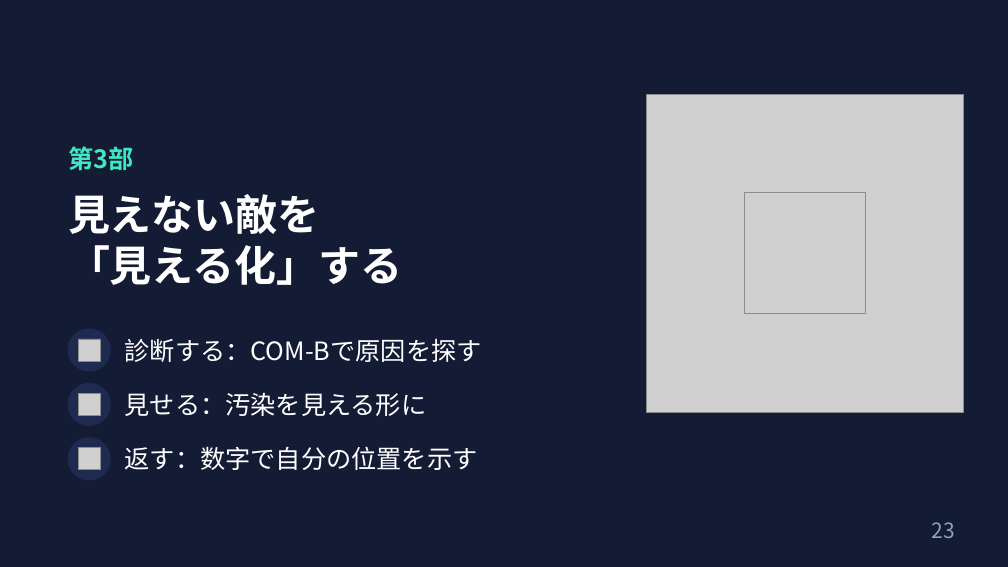
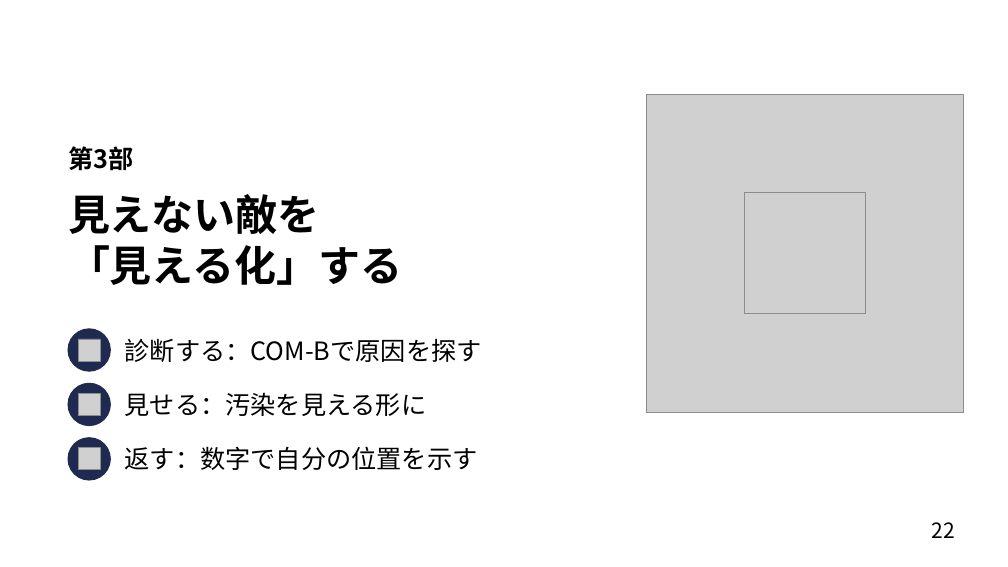
Before and after one commit to nsuzuki88-bit/my-web, a slide deck: slide 22 of lectures/behavioral-science-invisible-enemy/行動科学は感染対策の見えない敵を可視化する.pptx (slide 23 before the commit). Drawn at 1008x567 pixels with LibreOffice and Linux fonts; fonts in the diff are those of the drawing; grey boxes stand for pictures. Boxes give left, top, right and bottom in pixels: in the first picture for what was removed or moved away, otherwise in the second. Text is boxed around its words. In the diff, an @@ line names an element or a change of style, - is before the commit and + after.

```diff
--- a/lectures/behavioral-science-invisible-enemy/行動科学は感染対策の見えない敵を可視化する.pptx
+++ b/lectures/behavioral-science-invisible-enemy/行動科学は感染対策の見えない敵を可視化する.pptx
@@ background #131B35 to #FFFFFF @@
@@ text "第3部" at box(68, 146, 133, 171): text colour #3FE8C2 to #000000 @@
@@ text colour #FFFFFF to #000000 in 4 elements at box(68, 194, 402, 285), box(125, 338, 482, 362), box(125, 392, 427, 416), box(125, 446, 478, 470) @@
@@ page number at box(932, 522, 955, 538): text changed; text colour #8FA0C0 to #000000 @@
-23
+22
```
Also in this commit, not shown: 17 other slides changed, 5 slides added, 6 slides removed, 6 other files.
